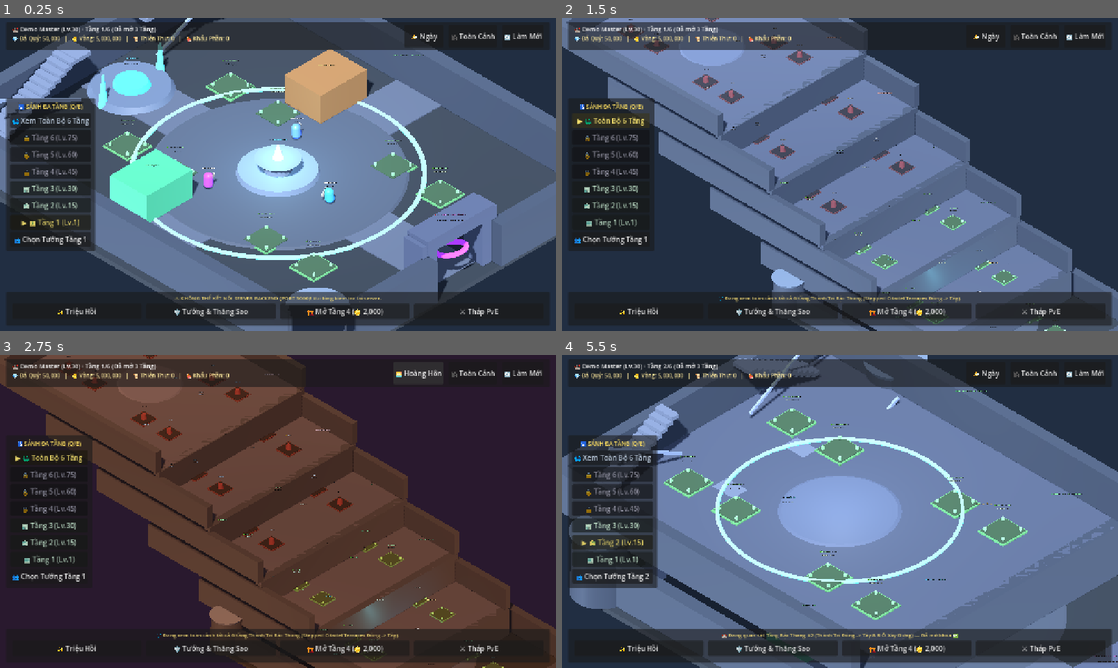
Above: before the commit, frames 1-4 (two rows, left to right).
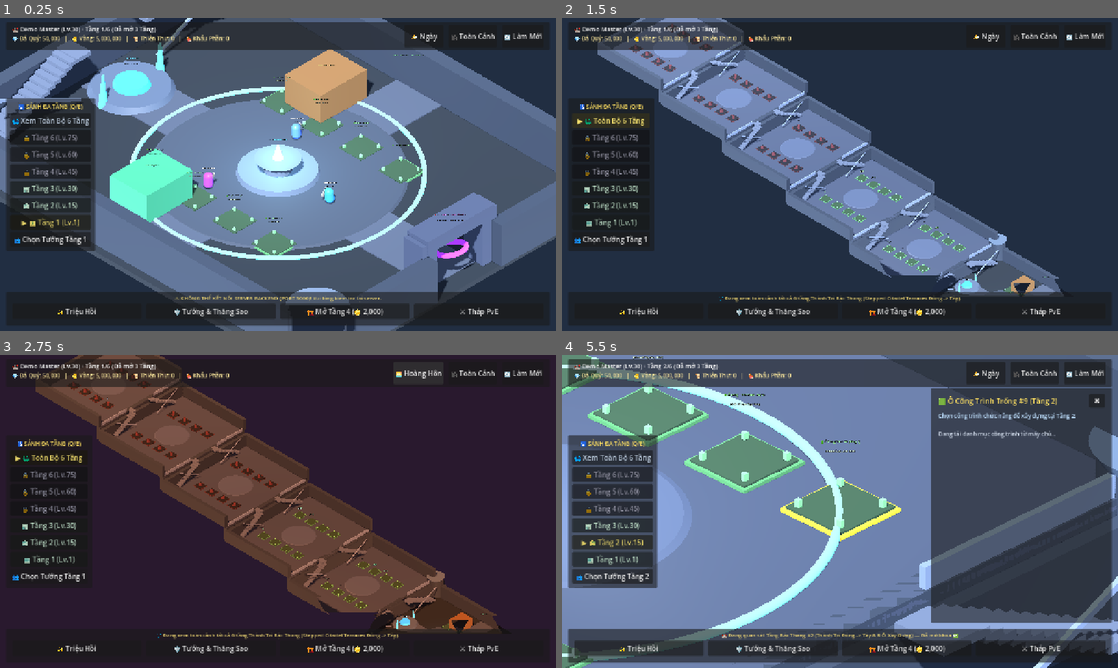
Above: after the commit, the same moments.

Repository: Zombie3012/infinity_gacha
Game: Godot game, scene res://scenes/base/isometric_base_3d.tscn
Same seed, same stepped clock (60 frames per second), same inputs: the game is played once before the commit and once after it.
Inputs (mouse positions are in pixels of both pictures, inside the frame that each line leads up to):
- Up to frame 1 (0.25 s): no input
- Up to frame 2 (1.5 s): click "🌐 Xem Toàn Bộ 6 Tầng" at 0.5 s; click "▶ 🌐 Toàn Bộ 6 Tầng" at 1.25 s
- Up to frame 3 (2.75 s): click "🌤️ Ngày" at 2 s
- Up to frame 4 (5.5 s): click "🌅 Hoàng Hôn" at 2.75 s; click "🌙 Đêm" at 3.5 s; click "🎥 Toàn Cảnh" at 4.25 s; tap Enter at 5 s; move the mouse to (962, 495) at 5.02 s; hold D from 5.03 s (still down); tap E at 5.1 s; click (962, 495) at 5.17 s

The runs differ from the first frame. In frame 1, 4.1% of the frame differs, in the area x 18-84%, y 13-85%; in frame 2, 38%; in frame 3, 28%; in frame 4, 58%, in the area x 0-100%, y 0-100%.

Commit message:
fix(lobby): eliminate terrace overhang - upper floors begin at west retaining wall with zero overlap

Diff:
--- a/client-godot/scenes/base/isometric_base_3d.gd
+++ b/client-godot/scenes/base/isometric_base_3d.gd
@@ -18,31 +18,36 @@
 const MASTER_LEVELS_PER_FLOOR := 15
 const PLOTS_PER_FLOOR := 8
 
-## 3D Stepped Fortress Terrace Vector ("Thành Trì Bậc Thang Đông -> Tây"):
-## Ground Floor 1 is the lower East courtyard (Gate at East +X, Fountain in center, Altar at West -X).
-## Upper floors (Floors 2..6) step up and toward the West along the fortress axis.
-const TERRACE_STEP := Vector3(-12.0, FLOOR_HEIGHT, 0.0)
+## 3D Stepped Fortress Citadel ("Thành Trì Bậc Thang Đông -> Tây"):
+## Floor 1 is the lower East grand courtyard (Gate at East +X, Fountain in center, Altar at West -X).
+## Each upper floor terrace (Floors 2..6) sits flush at the West retaining wall of the previous floor,
+## stepping backward and upward toward the West with zero overhead overlap (100% open-air ziggurat).
+const FLOOR1_WEST_WALL_X := -23.5
+const UPPER_TERRACE_WIDTH := 28.0
+const UPPER_TERRACE_HALF_WIDTH := 14.0 # UPPER_TERRACE_WIDTH * 0.5
 
 ## 8 Building plot offsets on each stepped terrace floor:
-## Placed symmetrically with wide clearance for staircases, fountain, and central avenues
+## Placed symmetrically with wide clearance for staircases, avenues, and retaining walls
 const FLOOR_PLOT_OFFSETS: Array[Vector3] = [
-	# 2 North-East plots
-	Vector3(6.5, 0.0, -8.0),
-	Vector3(12.5, 0.0, -8.0),
-	# 2 South-East plots
-	Vector3(6.5, 0.0, 8.0),
-	Vector3(12.5, 0.0, 8.0),
-	# 2 North-West plots
-	Vector3(-12.5, 0.0, -6.5),
-	Vector3(-6.5, 0.0, -6.5),
-	# 2 South-West plots
-	Vector3(-12.5, 0.0, 6.5),
-	Vector3(-6.5, 0.0, 6.5)
+	# 4 North plots (Z = -8.0)
+	Vector3(7.5, 0.0, -8.0),
+	Vector3(2.5, 0.0, -8.0),
+	Vector3(-2.5, 0.0, -8.0),
+	Vector3(-7.5, 0.0, -8.0),
+	# 4 South plots (Z = 8.0)
+	Vector3(7.5, 0.0, 8.0),
+	Vector3(2.5, 0.0, 8.0),
+	Vector3(-2.5, 0.0, 8.0),
+	Vector3(-7.5, 0.0, 8.0)
 ]
 
 func get_floor_terrace_center(floor_num: int) -> Vector3:
-	var idx := clampi(floor_num, 1, MAX_LOBBY_FLOORS) - 1
-	return TERRACE_STEP * float(idx)
+	if floor_num <= 1:
+		return Vector3.ZERO
+	var idx := clampi(floor_num, 1, MAX_LOBBY_FLOORS) - 2 # 0 for floor 2, 1 for floor 3, ...
+	var cx := FLOOR1_WEST_WALL_X - UPPER_TERRACE_HALF_WIDTH - (float(idx) * UPPER_TERRACE_WIDTH)
+	var cy := float(floor_num - 1) * FLOOR_HEIGHT
+	return Vector3(cx, cy, 0.0)
 
 @onready var world_env: WorldEnvironment = $WorldEnvironment
 @onready var dir_light: DirectionalLight3D = $DirectionalLight3D
@@ -732,48 +737,62 @@
 	stair_mat.albedo_color = Color(0.35, 0.40, 0.50)
 	stair_mat.roughness = 0.70
 
-	# 1. Solid rectangular stone terrace deck (38m x 34m)
+	# 1. Solid rectangular stone terrace deck (28m x 36m)
 	var deck := MeshInstance3D.new()
 	var deck_box := BoxMesh.new()
-	deck_box.size = Vector3(38.0, 0.45, 34.0)
+	deck_box.size = Vector3(UPPER_TERRACE_WIDTH, 0.45, 36.0)
 	deck.mesh = deck_box
 	deck.position = Vector3(0.0, -0.225, 0.0)
 	deck.material_override = floor_mat
 	terrace_root.add_child(deck)
 
-	# 2. Fortified retaining wall dropping down to the lower tier along the East edge
+	# 2. Fortified retaining wall dropping down to the lower tier along the East front edge
 	var retaining_w := MeshInstance3D.new()
 	var rw_box := BoxMesh.new()
-	rw_box.size = Vector3(1.4, FLOOR_HEIGHT, 34.0)
+	rw_box.size = Vector3(1.2, FLOOR_HEIGHT, 36.0)
 	retaining_w.mesh = rw_box
-	retaining_w.position = Vector3(18.5, -(FLOOR_HEIGHT * 0.5), 0.0)
+	retaining_w.position = Vector3(UPPER_TERRACE_HALF_WIDTH - 0.6, -(FLOOR_HEIGHT * 0.5), 0.0)
 	retaining_w.material_override = wall_mat
 	terrace_root.add_child(retaining_w)
 
 	# 3. Perimeter walls for this terrace
 	var pw_north := MeshInstance3D.new()
 	var pwn_box := BoxMesh.new()
-	pwn_box.size = Vector3(38.0, 4.2, 1.2)
+	pwn_box.size = Vector3(UPPER_TERRACE_WIDTH, 4.2, 1.2)
 	pw_north.mesh = pwn_box
-	pw_north.position = Vector3(0.0, 2.1, -17.0)
+	pw_north.position = Vector3(0.0, 2.1, -18.0)
 	pw_north.material_override = wall_mat
 	terrace_root.add_child(pw_north)
 
 	var pw_south := MeshInstance3D.new()
 	var pws_box := BoxMesh.new()
-	pws_box.size = Vector3(38.0, 4.2, 1.2)
+	pws_box.size = Vector3(UPPER_TERRACE_WIDTH, 4.2, 1.2)
 	pw_south.mesh = pws_box
-	pw_south.position = Vector3(0.0, 2.1, 17.0)
+	pw_south.position = Vector3(0.0, 2.1, 18.0)
 	pw_south.material_override = wall_mat
 	terrace_root.add_child(pw_south)
 
 	var pw_west := MeshInstance3D.new()
 	var pww_box := BoxMesh.new()
-	pww_box.size = Vector3(1.2, 4.2, 34.0)
+	pww_box.size = Vector3(1.2, 4.2, 36.0)
 	pw_west.mesh = pww_box
-	pw_west.position = Vector3(-18.5, 2.1, 0.0)
+	pw_west.position = Vector3(-UPPER_TERRACE_HALF_WIDTH + 0.6, 2.1, 0.0)
 	pw_west.material_override = wall_mat
 	terrace_root.add_child(pw_west)
+
+	# Front stone balustrade overlooking lower floor with center opening
+	var rail_mat := StandardMaterial3D.new()
+	rail_mat.albedo_color = Color(0.45, 0.52, 0.65)
+	rail_mat.roughness = 0.55
+
+	for z_side in [-11.5, 11.5]:
+		var f_rail := MeshInstance3D.new()
+		var fb_box := BoxMesh.new()
+		fb_box.size = Vector3(0.32, 0.95, 11.0)
+		f_rail.mesh = fb_box
+		f_rail.position = Vector3(UPPER_TERRACE_HALF_WIDTH - 0.25, 0.48, z_side)
+		f_rail.material_override = rail_mat
+		terrace_root.add_child(f_rail)
 
 	# 4. Two Symmetrical Staircases flush against the West Wall leading up to the next tier (Kiểu A)
 	if floor_num < MAX_LOBBY_FLOORS:
@@ -782,44 +801,50 @@
 			var t := float(s_idx + 1) / float(step_count + 1)
 			var sy := lerpf(0.20, FLOOR_HEIGHT, t)
 
-			# North Staircase (flush against West wall X = -16.8, ascending from Z = -13.5 to -4.2)
+			# North Staircase (flush against West wall X = -12.4, ascending from Z = -13.5 to -4.2)
 			var n_step := MeshInstance3D.new()
 			var step_box := BoxMesh.new()
 			step_box.size = Vector3(2.2, 0.38, 0.85)
 			n_step.mesh = step_box
 			var n_sz := lerpf(-13.5, -4.2, t)
-			n_step.position = Vector3(-16.8, sy, n_sz)
+			n_step.position = Vector3(-UPPER_TERRACE_HALF_WIDTH + 1.6, sy, n_sz)
 			n_step.material_override = stair_mat
 			terrace_root.add_child(n_step)
 
-			# South Staircase (flush against West wall X = -16.8, ascending from Z = +13.5 to +4.2)
+			# South Staircase (flush against West wall X = -12.4, ascending from Z = +13.5 to +4.2)
 			var s_step := MeshInstance3D.new()
 			s_step.mesh = step_box
 			var s_sz := lerpf(13.5, 4.2, t)
-			s_step.position = Vector3(-16.8, sy, s_sz)
+			s_step.position = Vector3(-UPPER_TERRACE_HALF_WIDTH + 1.6, sy, s_sz)
 			s_step.material_override = stair_mat
 			terrace_root.add_child(s_step)
 
 		# Stone balustrade railings along the inner terrace edges of the staircases
-		var rail_mat := StandardMaterial3D.new()
-		rail_mat.albedo_color = Color(0.45, 0.52, 0.65)
-		rail_mat.roughness = 0.55
-
 		var n_rail := MeshInstance3D.new()
 		var r_box := BoxMesh.new()
 		r_box.size = Vector3(0.22, 0.26, 10.4)
 		n_rail.mesh = r_box
-		n_rail.position = Vector3(-15.6, (FLOOR_HEIGHT * 0.5) + 0.55, -8.85)
+		n_rail.position = Vector3(-UPPER_TERRACE_HALF_WIDTH + 2.8, (FLOOR_HEIGHT * 0.5) + 0.55, -8.85)
 		n_rail.rotation = Vector3(atan2(FLOOR_HEIGHT, 9.3), 0.0, 0.0)
 		n_rail.material_override = rail_mat
 		terrace_root.add_child(n_rail)
 
 		var s_rail := MeshInstance3D.new()
 		s_rail.mesh = r_box
-		s_rail.position = Vector3(-15.6, (FLOOR_HEIGHT * 0.5) + 0.55, 8.85)
+		s_rail.position = Vector3(-UPPER_TERRACE_HALF_WIDTH + 2.8, (FLOOR_HEIGHT * 0.5) + 0.55, 8.85)
 		s_rail.rotation = Vector3(-atan2(FLOOR_HEIGHT, 9.3), 0.0, 0.0)
 		s_rail.material_override = rail_mat
 		terrace_root.add_child(s_rail)
+
+		# Upper landing connectors bridging into next terrace
+		for z_side in [-4.4, 4.4]:
+			var landing := MeshInstance3D.new()
+			var l_box := BoxMesh.new()
+			l_box.size = Vector3(2.4, 0.42, 1.8)
+			landing.mesh = l_box
+			landing.position = Vector3(-UPPER_TERRACE_HALF_WIDTH + 0.5, FLOOR_HEIGHT - 0.21, z_side)
+			landing.material_override = stair_mat
+			terrace_root.add_child(landing)
 
 	# 5. Central stone terrace pavilion / mosaic plaza ring
 	var plaza_disc := MeshInstance3D.new()
@@ -873,7 +898,7 @@
 	_close_inspector()
 	_panorama_mode = true
 	var mid_center := get_floor_terrace_center(1).lerp(get_floor_terrace_center(MAX_LOBBY_FLOORS), 0.5)
-	camera_rig.focus_base_overview(mid_center + Vector3(0.0, 2.0, 0.0), 52.0, 0.65)
+	camera_rig.focus_base_overview(mid_center + Vector3(0.0, 2.0, 0.0), 98.0, 0.65)
 	_apply_floor_focus_isolation(0, false, 0)
 	status_banner_label.text = "🌐 Đang xem toàn cảnh tất cả 6 tầng Thành Trì Bậc Thang (Stepped Citadel Terraces Đông -> Tây)."
 	_refresh_hud()
